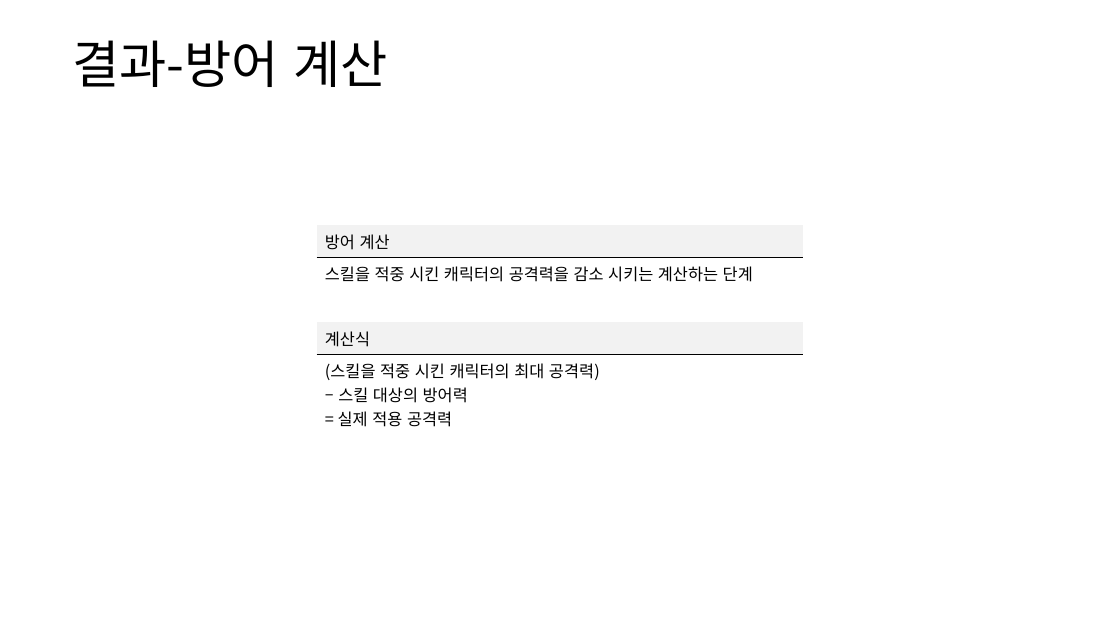
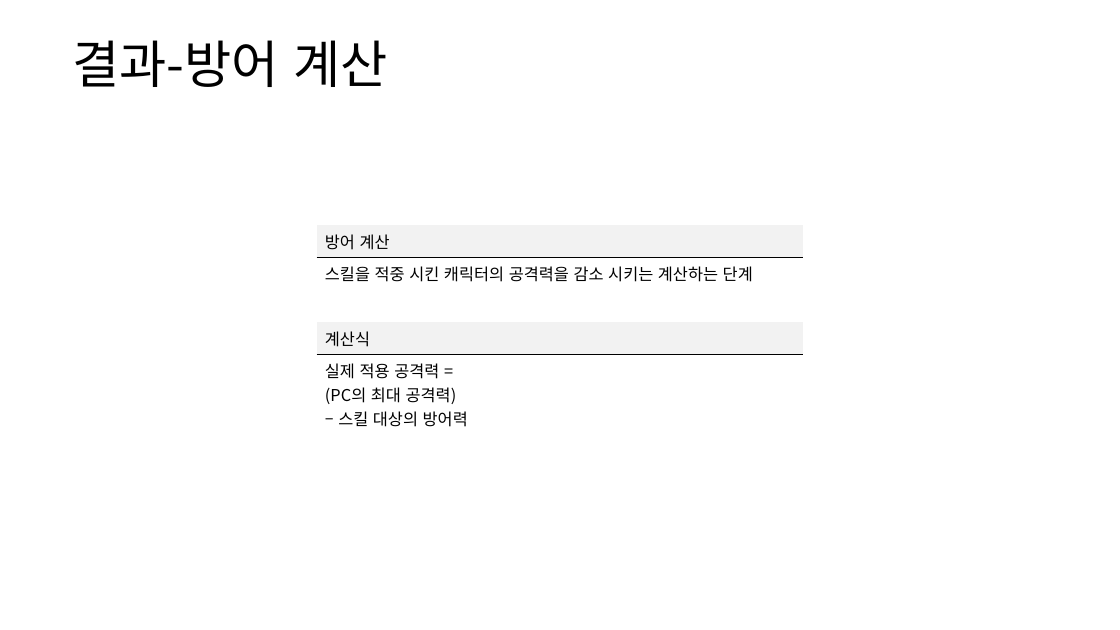
Before and after one commit to yjk0401/unityenginebasic_9th, a slide deck: slide 60 of 기획/방랑엽사전/스킬 시스템 기획서.pptx (slide 58 before the commit). Drawn at 1120x630 pixels with LibreOffice and Linux fonts; fonts in the diff are those of the drawing. Boxes give left, top, right and bottom in pixels: in the first picture for what was removed or moved away, otherwise in the second. Text is boxed around its words. In the diff, an @@ line names an element or a change of style, - is before the commit and + after.

```diff
--- a/기획/방랑엽사전/스킬 시스템 기획서.pptx
+++ b/기획/방랑엽사전/스킬 시스템 기획서.pptx
@@ table at (x1=317, y1=225, x2=804, y2=431) @@
-row 5, column 1: (스킬을 적중 시킨 캐릭터의 최대 공격력) / – 스킬 대상의 방어력 / = 실제 적용 공격력
+row 5, column 1: 실제 적용 공격력 = / (PC의 최대 공격력) / – 스킬 대상의 방어력
```
Also in this commit, not shown: 12 other slides changed, 2 slides added, 2 other files.
